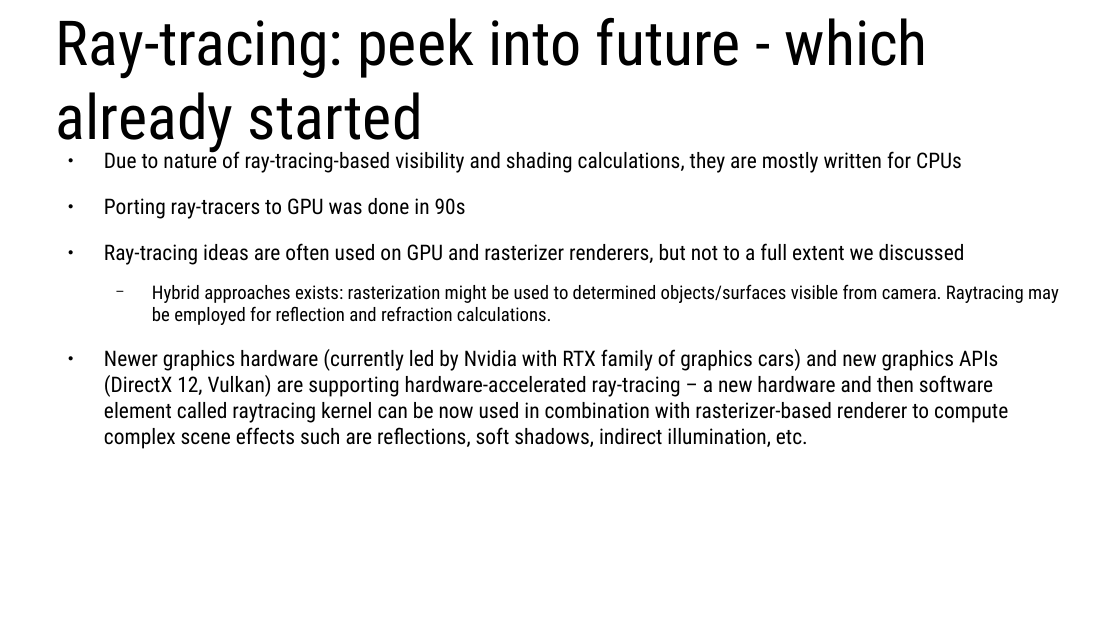
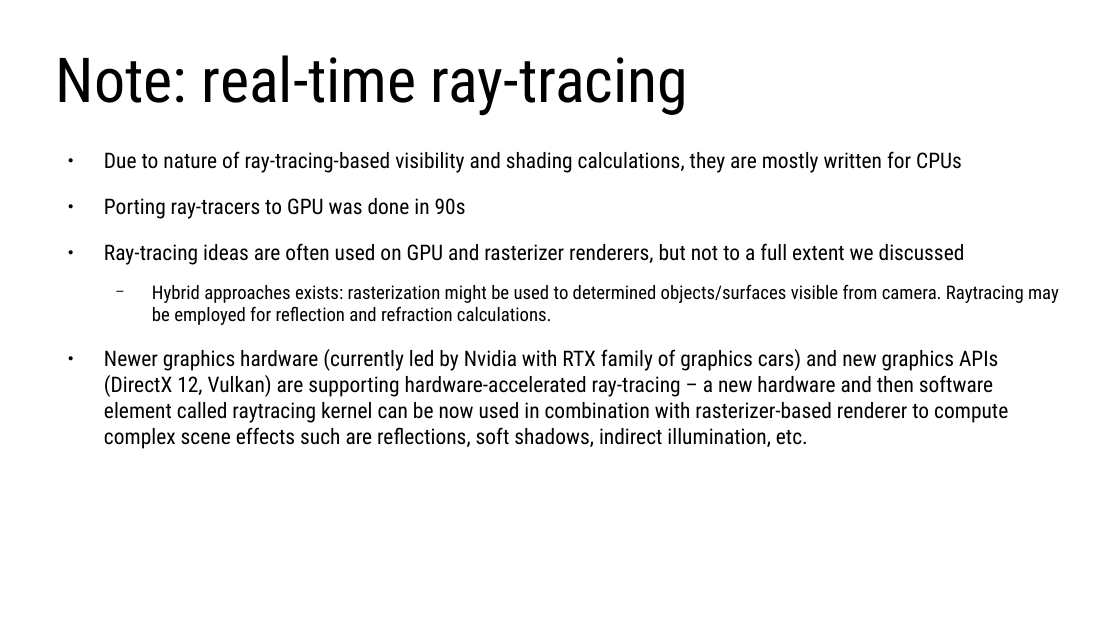
Before and after one commit to lorentzo/IntroductionToComputerGraphics, a slide deck: slide 28 of lectures/4_foundations_rendering/4_2_raytracing.odp (slide 29 before the commit). Drawn at 1120x630 pixels with LibreOffice and Linux fonts; fonts in the diff are those of the drawing. Boxes give left, top, right and bottom in pixels: in the first picture for what was removed or moved away, otherwise in the second. Text is boxed around its words. In the diff, an @@ line names an element or a change of style, - is before the commit and + after.

```diff
--- a/lectures/4_foundations_rendering/4_2_raytracing.odp
+++ b/lectures/4_foundations_rendering/4_2_raytracing.odp
@@ title at (56, 55, 688, 116): text changed @@
-Ray-tracing: peek into future - which already started
+Note: real-time ray-tracing
```
Also in this commit, not shown: 10 other slides changed, 3 slides added, 6 other files.
